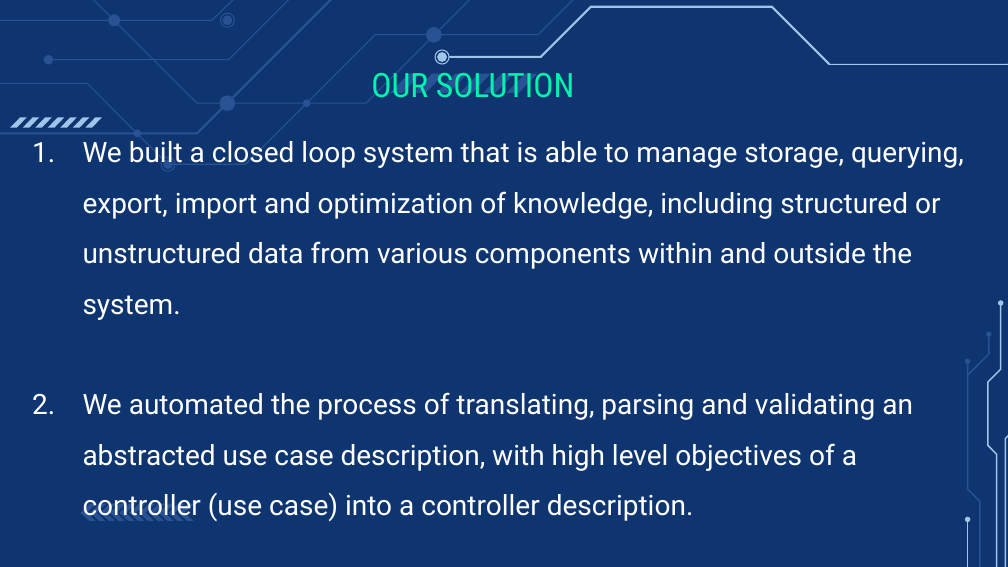
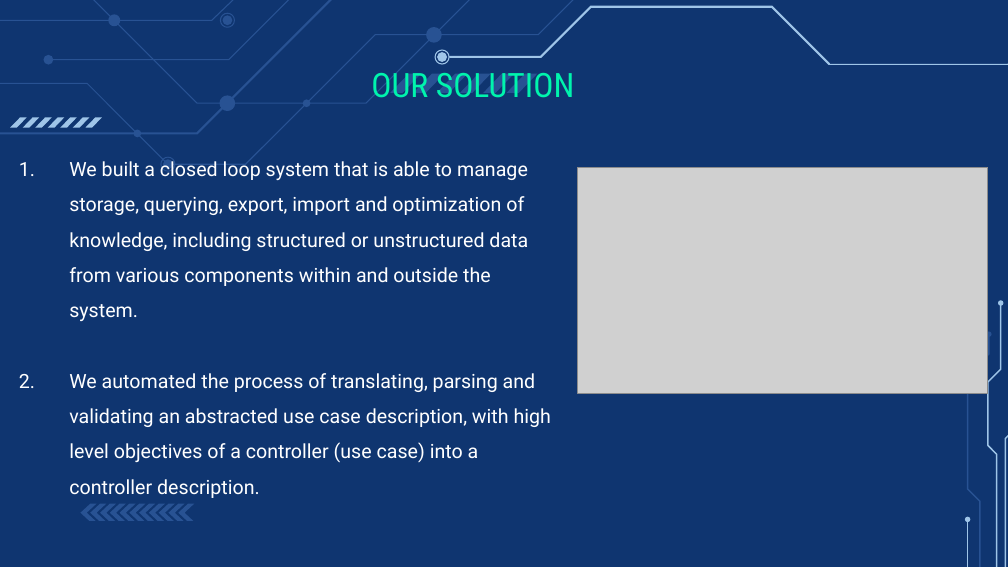
Before and after one commit to ITU-AI-ML-in-5G-Challenge/ITU-ML5G-PS-010-Team-Tech-Rangers, a slide deck: slide 5 of FGAN-I-298-R1.pptx. Drawn at 1008x567 pixels with LibreOffice and Linux fonts; fonts in the diff are those of the drawing; grey boxes stand for pictures. Boxes give left, top, right and bottom in pixels: in the first picture for what was removed or moved away, otherwise in the second. Text is boxed around its words. In the diff, an @@ line names an element or a change of style, - is before the commit and + after.

```diff
--- a/FGAN-I-298-R1.pptx
+++ b/FGAN-I-298-R1.pptx
@@ text "We built a closed loop ...": place and size @@
-text "We built a closed loop ..." at bbox=[83, 141, 964, 521]
+text "We built a closed loop ..." at bbox=[69, 161, 551, 498]
@@ text "We built a closed loop ..." at bbox=[69, 161, 551, 498]: size 20 to 14 pt @@
@@ picture added at bbox=[578, 167, 988, 394] @@
@@ freeform shape removed at bbox=[966, 359, 970, 363] @@
```
Also in this commit, not shown: 7 other slides changed.
